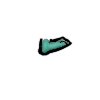
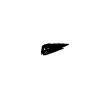
Revision of a layered w=100, h=100 image; what changed, layer by layer:
added layer "Layer" above "foot-5.png" over (x1=41, y1=43, x2=69, y2=56)
hid "foot-5.png" over (x1=37, y1=35, x2=73, y2=57)
